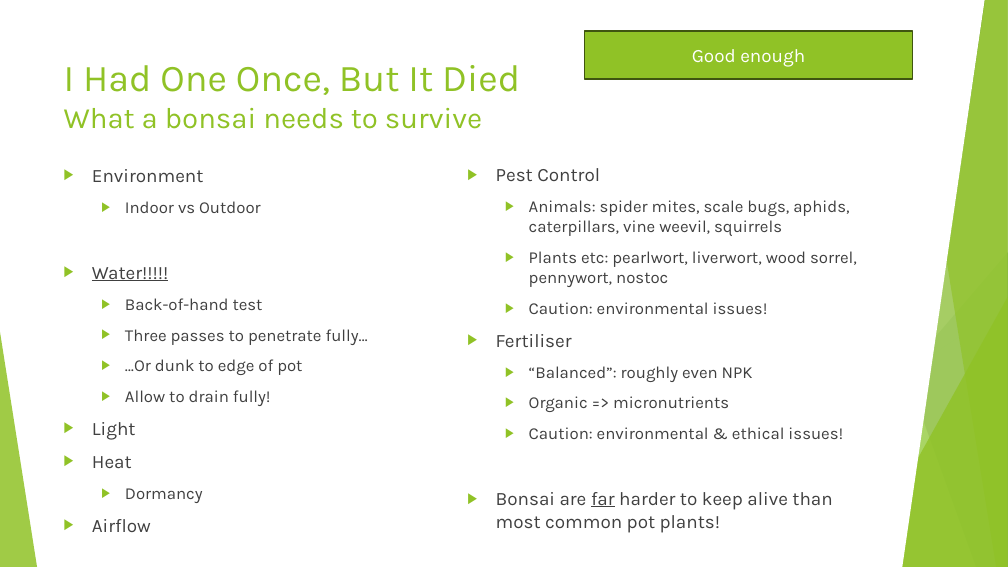
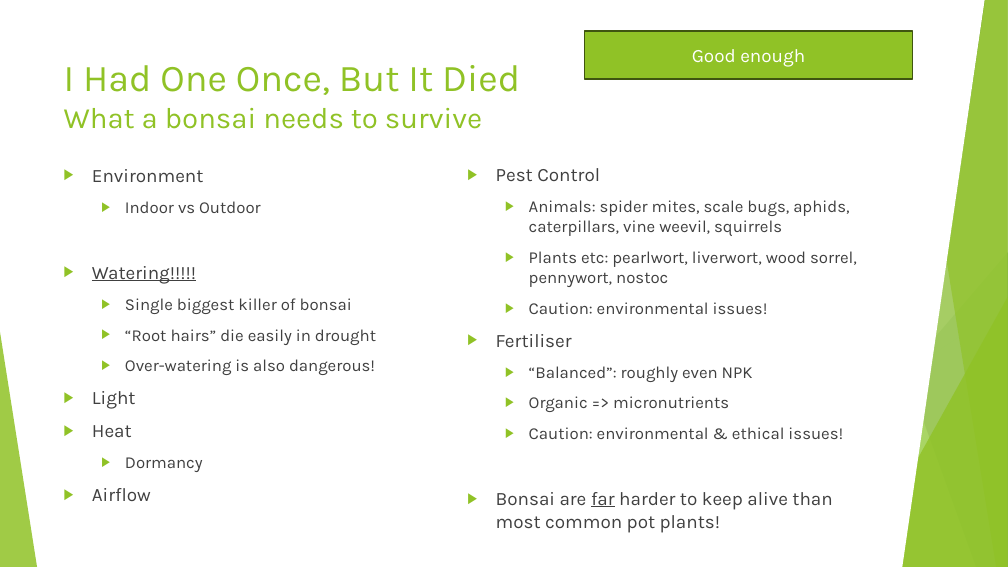
Before and after one commit to AlexLabram/Bonsai, a slide deck: slide 8 of Courseware/Bonsai On A Budget (running).pptx. Drawn at 1008x567 pixels with LibreOffice and Linux fonts; fonts in the diff are those of the drawing. Boxes give left, top, right and bottom in pixels: in the first picture for what was removed or moved away, otherwise in the second. Text is boxed around its words. In the diff, an @@ line names an element or a change of style, - is before the commit and + after.

Commit message:
Added "watering bonsai" slide to running deck Cross-updated event deck

```diff
--- a/Courseware/Bonsai On A Budget (running).pptx
+++ b/Courseware/Bonsai On A Budget (running).pptx
@@ text at (x1=92, y1=266, x2=376, y2=375): text changed @@
-▶ Water!!!!!
-  ▶ Back-of-hand test
-  ▶ Three passes to penetrate fully…
-  ▶ …Or dunk to edge of pot
-  ▶ Allow to drain fully!
+▶ Watering!!!!!
+  ▶ Single biggest killer of bonsai
+  ▶ “Root hairs” die easily in drought
+  ▶ Over-watering is also dangerous!
```
Also in this commit, not shown: 1 other slide changed, 1 slide added, 1 other file.
